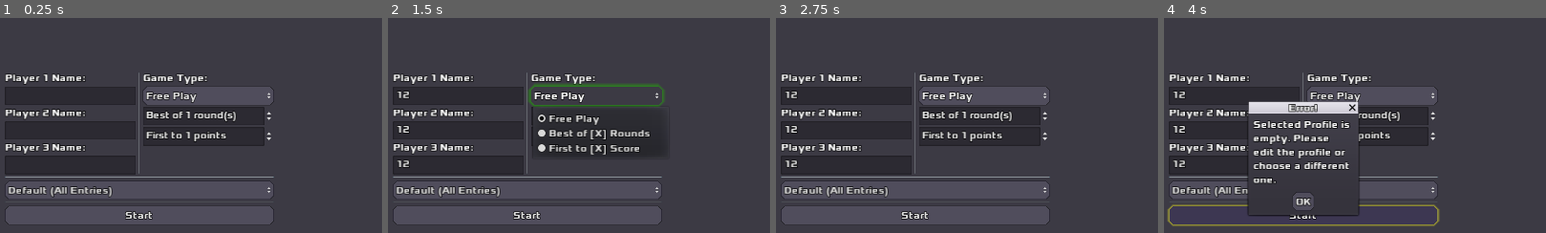
Above: before the commit, frames 1-4 (left to right).
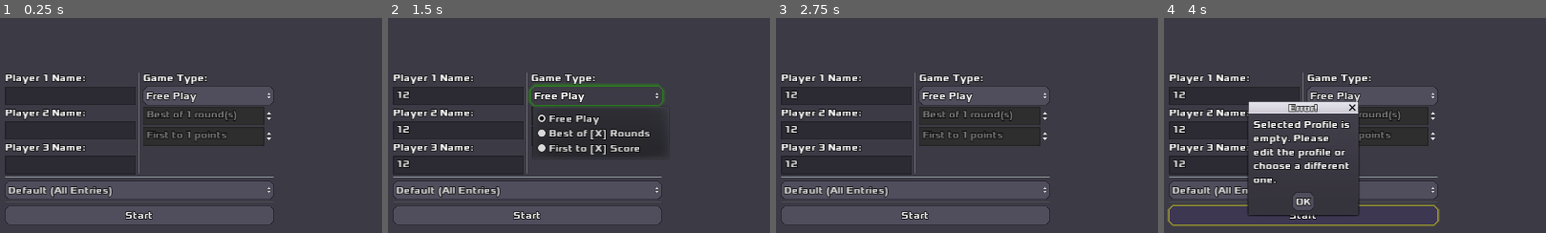
Above: after the commit, the same moments.

Repository: zacryol/spindle-of-serendipity
Game: Godot game, scene res://game/GameSetting.tscn
The game is run twice, just before and just after one commit, with the same random seed, the same clock (stepped at 60 frames per second) and the same inputs. This scene is started directly instead of the project's main scene.
Inputs (mouse positions are % of the whole screen's width and height, from its top left):
- Up to frame 1 (0.25 s): no input
- Up to frame 2 (1.5 s): click (41, 37) at 0.52 s; type "12" at 0.6 s; click (41, 45) at 0.75 s; type "12" at 0.83 s; click (41, 53) at 0.98 s; type "12" at 1.07 s; click "Free Play" at 1.25 s
- Up to frame 3 (2.75 s): click "Free Play" at 2 s
- Up to frame 4 (4 s): click "Start" at 2.75 s; click "Start" at 3.5 s
The pictures show only the part of the screen within x 32-82%, y 19-69%; the shares and areas given below are measured in that part.

The runs differ from the first frame. In frame 1, 0.9% of the frame differs, in the area x 38-62%, y 43-58%; in frame 2, less than 0.1%; in frame 3, 0.9%; in frame 4, 0.4%.

Commit message:
Spinbox editable changes with option button value

Diff:
--- a/godot/game/GameSetting.gd
+++ b/godot/game/GameSetting.gd
@@ -4,6 +4,8 @@
 onready var p2_enter: LineEdit = $Controls/Top/NameSetting/LineEdit2
 onready var p3_enter: LineEdit = $Controls/Top/NameSetting/LineEdit3
 onready var selector: OptionButton = $Controls/OptionButton
+onready var rounds_box: SpinBox = $Controls/Top/Vict/Rounds
+onready var score_box: SpinBox = $Controls/Top/Vict/Score
 
 func _ready() -> void:
 	selector.add_item(Profiles.RESERVED)
@@ -50,5 +52,7 @@
 		get_tree().change_scene("res://game/GamePanel.tscn")
 
 
-func _on_Type_item_selected(id):
+func _on_Type_item_selected(id: int):
+	rounds_box.editable = id == 1
+	score_box.editable = id == 2
 	pass # Replace with function body.
--- a/godot/game/GameSetting.tscn
+++ b/godot/game/GameSetting.tscn
@@ -107,6 +107,7 @@
 min_value = 1.0
 value = 1.0
 rounded = true
+editable = false
 prefix = "Best of"
 suffix = "round(s)"
 
@@ -119,6 +120,7 @@
 max_value = 20000.0
 step = 5.0
 value = 1.0
+editable = false
 prefix = "First to"
 suffix = "points"
 
